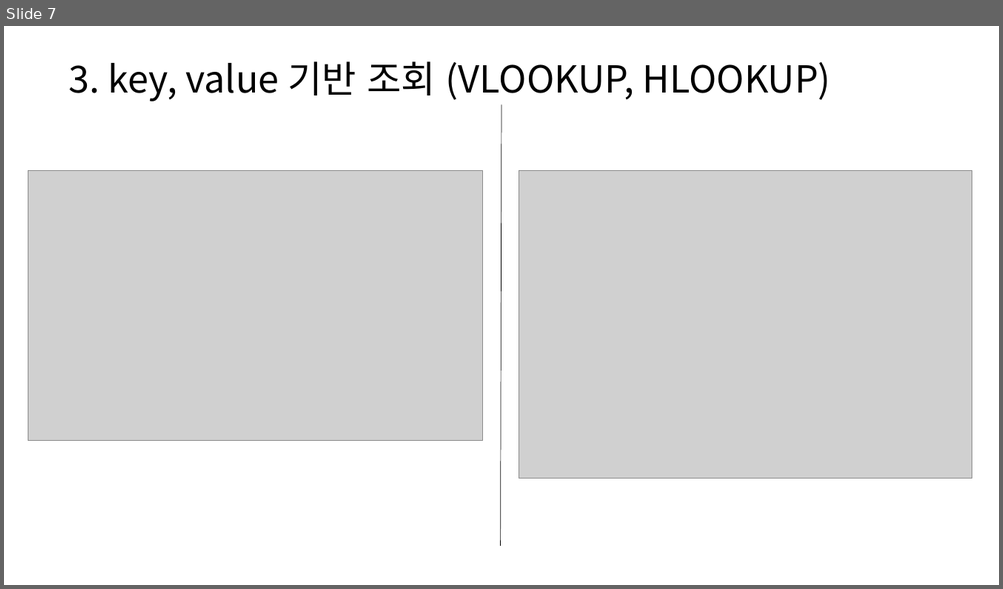
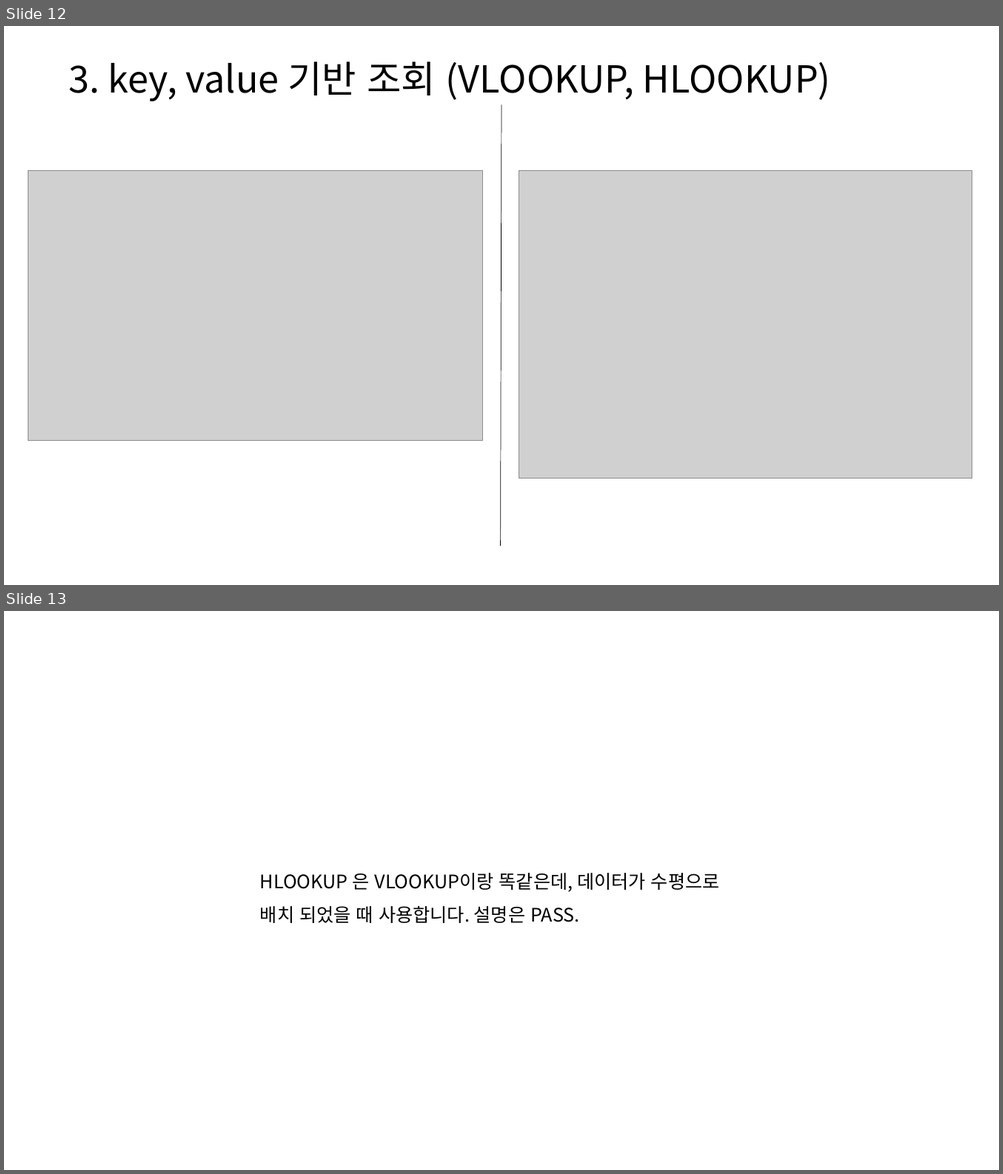
Before and after one commit to hnanmal/mkcljpt_volume, a slide deck: documentum/건축심화세미나(2022)/이벤트 특강/파이썬 모양만 다른 엑셀.pptx. Shown one above the other, each under a label of ours: slide 7 before the commit, slides 12 and 13 after it. The pictures are 1003x589 and 1003x1174 pixels, drawn with LibreOffice and Linux fonts; fonts in the diff are those of the drawing; grey boxes stand for pictures. Boxes give left, top, right and bottom in pixels: in the first picture for what was removed or moved away, otherwise in the second. Text is boxed around its words. In the diff, an @@ line names an element or a change of style, - is before the commit and + after.

```diff
--- a/documentum/건축심화세미나(2022)/이벤트 특강/파이썬 모양만 다른 엑셀.pptx
+++ b/documentum/건축심화세미나(2022)/이벤트 특강/파이썬 모양만 다른 엑셀.pptx
@@ slide 13 added at bbox=[4, 611, 999, 1170], background #FFFFFF @@
@@ text added at bbox=[260, 873, 720, 923], 18 pt, text #000000 @@
+HLOOKUP 은 VLOOKUP이랑 똑같은데, 데이터가 수평으로 배치 되었을 때 사용합니다. 설명은 PASS.
@@ what was slide 7 is now slide 12 @@
```
Also in this commit, not shown: 4 slides changed, 17 other slides added, 5 slides removed, 1 other file.
